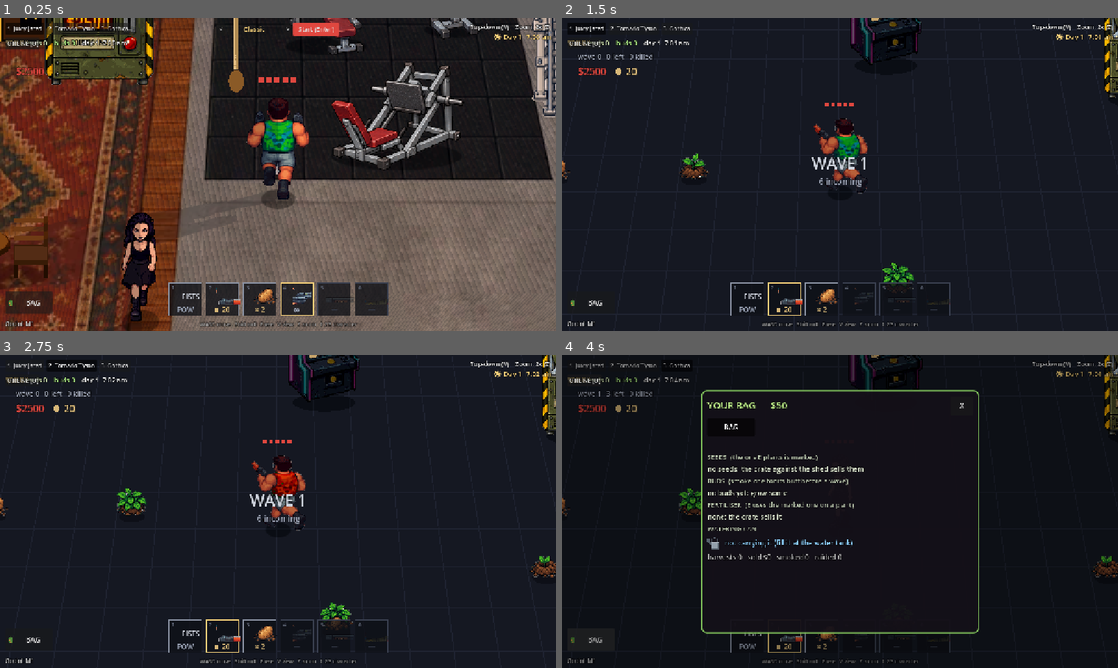
Above: before the commit, frames 1-4 (two rows, left to right).
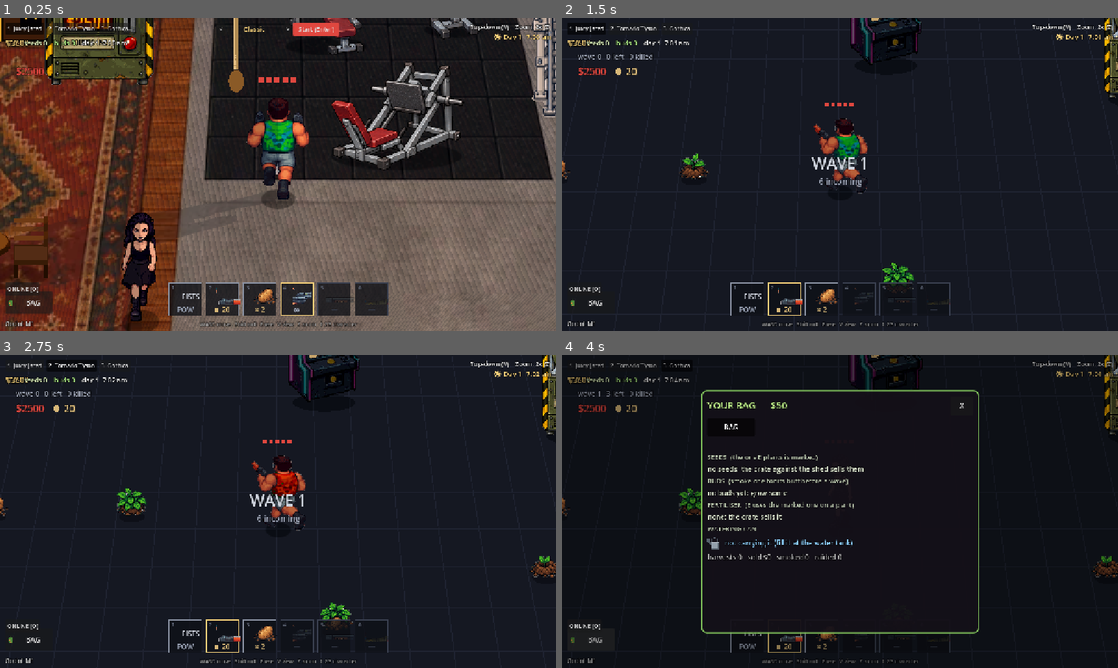
Above: after the commit, the same moments.

Repository: eflare17/Smashed-tv
Game: Godot game, scene res://scenes/main.tscn
Two runs of this game, one before a commit and one after it. Both use one fixed random seed, a clock stepped at 60 frames per second and the inputs below.
Inputs:
- Up to frame 1 (0.25 s): no input
- Up to frame 2 (1.5 s): click "Start (Enter)" at 0.5 s; click "1 Juicy Jared" at 1.25 s
- Up to frame 3 (2.75 s): click "2 Tornado Tyson" at 2 s
- Up to frame 4 (4 s): click "3 Gothica" at 2.75 s; click "BAG" at 3.5 s

The runs differ from the first frame. In frame 1, 0.3% of the frame differs, in the area x 1-8%, y 7-89%; in frame 2, 0.1%; in frame 3, 0.1%; in frame 4, 0.1%.

Commit message:
Godot online: start/restart go through the host (forced paths for the network), lobby poses hide the fighter's sprite, Mega Drive friend hooks over the connection, waiting checks in the two-game test, two-page web test
Co-Authored-By: Claude Opus 5.5 <noreply@anthropic.com>
Claude-Session: https://claude.ai/code/session_012vDGYn1sBEmTGqKmUKi1vM

Diff:
--- a/godot/scripts/combat/fight.gd
+++ b/godot/scripts/combat/fight.gd
@@ -799,6 +799,11 @@
 		return
 	var carried := sim.goth != null and sim.goth.carrier == f.id
 	spr.visible = not fp and not blink
+	# lobby life shows a picture of its own for him (lying in bed, lifting, sitting...): leave his sprite hidden
+	var ll := LobbyLife.current
+	if not sim.started and ll and (ll.pose_of(pl) != null or (ll.busy.has(pl) and bool(ll.busy[pl].hides_sprite(pl)))):
+		spr.visible = false
+		return
 	if fp:
 		return
 	var skin := WeaponDefs.skin_for(pl.char_id, f.weapon)
--- a/godot/scripts/net/net.gd
+++ b/godot/scripts/net/net.gd
@@ -83,6 +83,7 @@
 var _target := Vector3.ZERO      # where the other player is heading (smoothed)
 var _have_target := false
 var _menu: Node
+var _reloading := false          # a restart is under way: the old game is going
 
 ## main.gd: Net.install(self) at the end of _ready (after the Fight, the farm and lobby life).
 static func install(m: Node) -> Net:
@@ -131,6 +132,7 @@
 
 func attach(m: Node) -> void:
 	main = m
+	_reloading = false
 	player = m.get("player")
 	fight = Fight.me
 	p2 = null
@@ -147,6 +149,7 @@
 	m.add_child(pics_parent)
 	_hook_sleep()
 	_hook_farm()
+	_hook_md()
 	_menu = NetMenu.new()
 	_menu.net = self
 	m.add_child(_menu)
@@ -266,7 +269,7 @@
 		_on_status("Local game — host or join to play online", "")
 	changed.emit()
 	if was_guest_run and fight:
-		fight.restart(true)
+		_restart()
 
 func _on_status(text: String, kind: String) -> void:
 	status_text = text
@@ -294,6 +297,9 @@
 	changed.emit()
 
 func _on_disconnected() -> void:
+	var a := Arcade.instance()
+	if a and a.md:
+		a.md.friend_gone()
 	var guest_run := role == "client" and fight != null and fight.sim.started
 	if live:
 		_game_live(false)
@@ -301,7 +307,7 @@
 	remote_av = {}
 	changed.emit()
 	if guest_run and fight:
-		fight.restart(true)
+		_restart()
 
 ## Turn the game here into (or back out of) a game for two.
 func _game_live(on: bool) -> void:
@@ -423,6 +429,8 @@
 				return true
 			if what == "restart":
 				_send({"t": "restart"})
+				_reloading = true
+				_snap_pending = null
 			return false
 	return false
 
@@ -498,11 +506,11 @@
 					fight.start_run(true)
 				elif r == "restart":
 					_send({"t": "restart"})
-					fight.restart(true)
+					_restart()
 		"restart":
 			if role == "client" and fight:
 				print("Net: the host restarted")
-				fight.restart(true)
+				_restart()
 		"snap":
 			if role == "client":
 				snaps_in += 1
@@ -526,7 +534,7 @@
 		transport.poll()
 	if print_state:
 		_print_state(dt)
-	if not live or main == null or not is_instance_valid(main) or fight == null:
+	if not live or main == null or not is_instance_valid(main) or fight == null or _reloading:
 		return
 	if role == "host":
 		_collect_fx()
@@ -795,7 +803,7 @@
 func _apply_snap_now() -> void:
 	var s = _snap_pending
 	_snap_pending = null
-	if not (s is Dictionary) or fight == null:
+	if not (s is Dictionary) or fight == null or _reloading:
 		return
 	var gc := get_node_or_null("/root/GameClock")
 	if gc and s.has("clock"):
@@ -805,7 +813,7 @@
 	var started := bool(fd.get("started", false))
 	if not started and fight.sim.started:
 		print("Net: the host is back in the lobby")
-		fight.restart(true)             # the host is back in the lobby (a restart): so are we
+		_restart()             # the host is back in the lobby (a restart): so are we
 		return
 	fight.mode = String(s.get("mode", fight.mode))
 	if started and not fight.sim.started:
@@ -858,6 +866,36 @@
 		fm._save_soon()
 
 ## ---------------------------------------------------------------- the Mega Drive cabinet (player 2)
+
+## The arcade's friend hooks (integration/arcade.md): its messages go over this connection; when the friend asks
+## to join, whoever is playing calls them with the emulator's picture and sound (a PeerJS media call).
+func _hook_md() -> void:
+	var a := Arcade.instance()
+	if a == null or a.md == null:
+		return
+	a.md.friend_send = func(msg: Dictionary):
+		if live:
+			_send(msg)
+	a.md.friend_name = _char_name(player.char_id if player else "juicy")
+	if not a.md.friend_joined.is_connected(_on_md_join):
+		a.md.friend_joined.connect(_on_md_join)
+
+func _on_md_join() -> void:
+	if OS.has_feature("web") and transport is PeerJsTransport:
+		JavaScriptBridge.eval("try{SmashedMD.streamTo(SmashedNet.peer, SmashedNet.otherId)}catch(e){console.log('md stream', e)}", true)
+
+func _restart() -> void:
+	if _reloading or fight == null:
+		return
+	_reloading = true
+	_snap_pending = null
+	fight.restart(true)
+
+static func _char_name(id: String) -> String:
+	for c in Hud.CHARACTERS:
+		if c[0] == id:
+			return c[1]
+	return "Your friend"
 
 func _md_message(d: Dictionary) -> void:
 	var a := Arcade.instance()
--- a/godot/scripts/net/net_menu.gd
+++ b/godot/scripts/net/net_menu.gd
@@ -41,7 +41,12 @@
 	_btn.text = "ONLINE (O)"
 	_btn.focus_mode = Control.FOCUS_NONE
 	_btn.add_theme_font_size_override("font_size", 13)
-	_btn.position = Vector2(12, 44)
+	_btn.set_anchors_and_offsets_preset(Control.PRESET_BOTTOM_LEFT)      # above the farm's BAG button
+	_btn.offset_left = 12
+	_btn.offset_top = -112
+	_btn.offset_bottom = -82
+	_btn.offset_right = 12
+	_btn.grow_horizontal = Control.GROW_DIRECTION_END
 	_btn.pressed.connect(toggle)
 	root.add_child(_btn)
 
--- a/godot/scripts/net/peerjs_transport.gd
+++ b/godot/scripts/net/peerjs_transport.gd
@@ -53,6 +53,10 @@
   try { if (c) c.close(); } catch (_) {}
   try { if (p) p.destroy(); } catch (_) {}
 };
+// the Mega Drive cabinet's picture and sound come as a PeerJS media call (SmashedMD, scripts/arcade/md_bridge_js.gd)
+function takeCalls(peer) {
+  peer.on('call', call => { if (N.peer !== peer) return; if (window.SmashedMD) window.SmashedMD.answerCall(call); else call.close(); });
+}
 function wire(conn) {
   N.conn = conn;
   const timeout = setTimeout(() => {
@@ -94,6 +98,7 @@
   N.kill(); N.role = 'host'; N.code = code;
   N.status('opening room…');
   const peer = N.peer = new Peer(id, N.opts());
+  takeCalls(peer);
   peer.on('open', () => { if (N.peer === peer) { N.status('room ' + code + ' — waiting for player 2', 'live'); ev({ e: 'room', code: code }); } });
   peer.on('connection', c => { if (N.peer !== peer || (N.conn && N.conn.open)) { c.close(); return; } wire(c); });
   peer.on('disconnected', () => { if (N.peer !== peer || peer.destroyed) return; N.status('signaling dropped — reconnecting…', 'bad'); try { peer.reconnect(); } catch (_) {} });
@@ -105,6 +110,7 @@
   N.kill(); N.role = 'client'; N.code = code;
   N.status('connecting to ' + code + '…');
   const peer = N.peer = new Peer(N.opts());
+  takeCalls(peer);
   peer.on('open', () => {
     if (N.peer !== peer) return;
     N.status('found broker — calling room ' + code + '…');
--- a/godot/test/net/drive.gd
+++ b/godot/test/net/drive.gd
@@ -1,18 +1,20 @@
 extends Node
 ## Drives one side of a two-game online test (both games load it with --netdrive=res://test/net/drive.gd, or
 ## ?netdrive=... on the web): walking, a character change, the farm, both in bed, a fight with both shooting, a
-## restart. Prints "CHECK <name> ok" / "CHECK <name> FAIL ..." and "DRIVE DONE".
+## restart. The two games run at their own speeds (two browser pages on a software renderer differ a lot), so
+## each check waits for its condition up to a deadline. Prints "CHECK <name> ok|FAIL ...", "DRIVE DONE fails=N".
 ## Owned by the Online task.
 
-var t := -1.0
-var step := 0
 var net: Net
+var fails := 0
+var phase := 0
+var phase_t := 0.0
+var waiting: Array = []          # [name, callable, deadline, detail callable]
 var start_them := Vector3.ZERO
 var saw_enemies := 0
-var fails := 0
-var restarted := false
-var steps_done := {}
 var day0 := 0
+var host := false
+var done := false
 
 func _ready() -> void:
 	net = get_parent()
@@ -22,81 +24,103 @@
 	if not ok:
 		fails += 1
 
-func at(sec: float, key: String) -> bool:
-	if t >= sec and not steps_done.has(key):
-		steps_done[key] = true
-		return true
-	return false
+## Wait for cond to be true (checked every frame), failing after secs.
+func expect(name: String, cond: Callable, secs: float, detail: Callable = Callable()) -> void:
+	waiting.append([("host " if host else "guest ") + name, cond, secs, detail])
+
+func _who() -> String:
+	return "host" if host else "guest"
 
 func _process(dt: float) -> void:
-	if not net.live or net.fight == null or not is_instance_valid(net.fight) or net.p2 == null or not is_instance_valid(net.p2):
+	if done or not net.live or net.fight == null or not is_instance_valid(net.fight) or net.p2 == null or not is_instance_valid(net.p2):
 		return
-	if t < 0.0:
-		t = 0.0
-		print("DRIVE live as ", net.role)
-	t += dt
-	var host := net.role == "host"
+	host = net.role == "host"
 	var fight := net.fight
-	var me: Player = net.player
 	if fight.sim.started:
 		saw_enemies = maxi(saw_enemies, fight.sim.enemies.size())
-	if at(1.0, "walk"):
-		start_them = net.p2.html_pos()
-		Input.action_press("move_down" if host else "move_right")
-	if at(2.0, "walk_end"):
-		Input.action_release("move_down")
-		Input.action_release("move_right")
-	if at(3.5, "walk_check"):
-		var d := net.p2.html_pos() - start_them
-		if host:
-			check("host sees the guest walk right", d.x > 40.0, "moved %s" % d)
+	# the checks waiting
+	for w in waiting.duplicate():
+		if w[1].call():
+			check(w[0], true, w[3].call() if w[3].is_valid() else "")
+			waiting.erase(w)
 		else:
-			check("guest sees the host walk down", d.y > 40.0, "moved %s" % d)
-	if at(4.0, "char") and not host:
-		me.char_id = "goth"
-	if at(5.5, "char_check") and host:
-		check("host sees the guest's character", net.p2.char_id == "goth", net.p2.char_id)
-	if at(6.0, "farm") and not host:
-		var fm := Farm.instance
-		fm.buy_seed(1, 0, 1)
-		fm.pick_seed(1, 0)
-		var spot: Node = null
-		for n in get_tree().get_nodes_in_group("interactable"):
-			if n is FarmSpot and n.kind == "plot" and fm.spot_label(n, me).begins_with("PLANT"):
-				spot = n
-				break
-		check("guest has a plot to plant", spot != null)
-		if spot:
-			fm.spot_act(spot, me)
-			print("DRIVE planted plot ", spot.idx)
-	if at(8.0, "farm_check"):
-		var planted := 0
-		for p in Farm.instance.state.plots:
-			if int(p.s) >= 0:
-				planted += 1
-		check(("host" if host else "guest") + " sees the planted plot", planted >= 1, "planted=%d" % planted)
-	if at(8.5, "bed"):
-		day0 = get_node("/root/GameClock").day
-		var bed = LobbyLife.current.things["bed"]
-		bed.lie_down(me, 1 if host else 2)
-	if at(13.0, "bed_check"):
-		var gc := get_node("/root/GameClock")
-		check(("host" if host else "guest") + " slept to the next morning", gc.day == day0 + 1 and gc.hour < 8.0, "day %d -> %d hour=%.2f" % [day0, gc.day, gc.hour])
-		LobbyLife.current.things["bed"].get_up(me)
-	if at(14.0, "run") and host:
-		fight.start_run()
-	if at(15.0, "run_check"):
-		check(("host" if host else "guest") + " is in the run", fight.sim.started)
-		fight.debug["auto"] = true
-	if at(26.0, "fight_check"):
-		fight.debug.erase("auto")
-		check(("host" if host else "guest") + " saw enemies", saw_enemies > 0, "max=%d wave=%d" % [saw_enemies, fight.sim.wave])
-		check(("host" if host else "guest") + " fired", fight.f.shots > 0, "shots=%d" % fight.f.shots)
-		check(("host" if host else "guest") + " sees the other fire", fight.f2.shots > 0, "shots=%d" % fight.f2.shots)
-		var kills := fight.f.kills + fight.f2.kills
-		check(("host" if host else "guest") + " kills", kills > 0, "kills=%d+%d" % [fight.f.kills, fight.f2.kills])
-	if at(27.0, "restart") and not host:
-		net._on_request("restart")
-	if at(30.0, "restart_check"):
-		check(("host" if host else "guest") + " back in the lobby, still together", not fight.sim.started and net.live, "started=%s" % fight.sim.started)
-		print("DRIVE DONE fails=%d" % fails)
+			w[2] -= dt
+			if w[2] <= 0.0:
+				check(w[0], false, w[3].call() if w[3].is_valid() else "")
+				waiting.erase(w)
+	phase_t += dt
+	# the next phase starts when this one's checks are all in, and a moment has passed
+	if not waiting.is_empty() or phase_t < 1.0:
+		return
+	phase_t = 0.0
+	phase += 1
+	var me: Player = net.player
+	match phase:
+		1:
+			print("DRIVE live as ", net.role)
+			start_them = net.p2.html_pos()
+			Input.action_press("move_down" if host else "move_right")
+			get_tree().create_timer(1.0).timeout.connect(func():
+				Input.action_release("move_down")
+				Input.action_release("move_right"))
+			if host:
+				expect("sees the guest walk right", func(): return net.p2.html_pos().x - start_them.x > 40.0, 30.0,
+					func(): return str(net.p2.html_pos() - start_them))
+			else:
+				expect("sees the host walk down", func(): return net.p2.html_pos().y - start_them.y > 40.0, 30.0,
+					func(): return str(net.p2.html_pos() - start_them))
+		2:
+			if not host:
+				me.char_id = "goth"
+			else:
+				expect("sees the guest's character", func(): return net.p2.char_id == "goth", 30.0, func(): return net.p2.char_id)
+		3:
+			var fm := Farm.instance
+			if not host:
+				fm.buy_seed(1, 0, 1)
+				fm.pick_seed(1, 0)
+				var spot: Node = null
+				for n in get_tree().get_nodes_in_group("interactable"):
+					if n is FarmSpot and n.kind == "plot" and fm.spot_label(n, me).begins_with("PLANT"):
+						spot = n
+						break
+				check("guest has a plot to plant", spot != null)
+				if spot:
+					fm.spot_act(spot, me)
+					print("DRIVE planted plot ", spot.idx)
+			expect("sees the planted plot", func():
+				for p in Farm.instance.state.plots:
+					if int(p.s) >= 0:
+						return true
+				return false, 30.0)
+		4:
+			day0 = get_node("/root/GameClock").day
+			LobbyLife.current.things["bed"].lie_down(me, 1 if host else 2)
+			expect("sees the other in bed", func(): return bool(net.remote_av.get("bed", false)), 40.0)
+			expect("slept to the next morning", func():
+				var gc := get_node("/root/GameClock")
+				return gc.day == day0 + 1 and gc.hour < 8.0, 60.0,
+				func(): return "day %d -> %d" % [day0, get_node("/root/GameClock").day])
+		5:
+			LobbyLife.current.things["bed"].get_up(me)
+			if host:
+				get_tree().create_timer(3.0).timeout.connect(func(): fight.start_run())
+			expect("is in the run", func(): return net.fight.sim.started, 60.0)
+		6:
+			fight.debug["auto"] = true
+			expect("saw enemies", func(): return saw_enemies > 0, 60.0)
+			expect("fired", func(): return net.fight.f.shots > 0, 60.0, func(): return "shots=%d" % net.fight.f.shots)
+			expect("sees the other fire", func(): return net.fight.f2 != null and net.fight.f2.shots > 0, 90.0,
+				func(): return "shots=%d" % (net.fight.f2.shots if net.fight.f2 else -1))
+			expect("sees kills", func(): return net.fight.f.kills + (net.fight.f2.kills if net.fight.f2 else 0) > 0, 90.0)
+		7:
+			fight.debug.erase("auto")
+			print("DRIVE fight: wave=%d kills=%d+%d hp=%.0f/%.0f" % [fight.sim.wave, fight.f.kills, fight.f2.kills, fight.f.hp, fight.f2.hp])
+			if not host:
+				get_tree().create_timer(4.0).timeout.connect(func(): net._on_request("restart"))
+			var old_fight := fight.get_instance_id()
+			expect("back in the lobby, still together", func():
+				return net.fight != null and is_instance_valid(net.fight) and net.fight.get_instance_id() != old_fight and is_instance_valid(net.fight) and not net.fight.sim.started and net.live and net.p2 != null, 90.0)
+		8:
+			print("DRIVE DONE fails=%d" % fails)
+			done = true
Not shown, added: godot/test/net/two_pages.mjs
